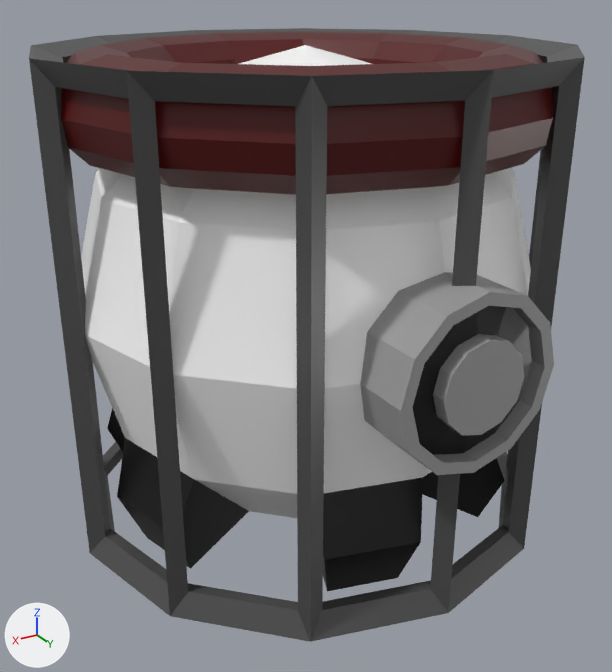
A saved change to the Blender file WIP/Structures.blend.
Before and after are seen from a 50 mm lens placed at (2.69, 4.5, 1.9), pointed at (0.09, 0.15, -0.28). The axes (+X, +Y, +Z) are drawn at lower left. The lights are the same throughout.

The first picture shows 'ModuleT1', 'Port.001'.
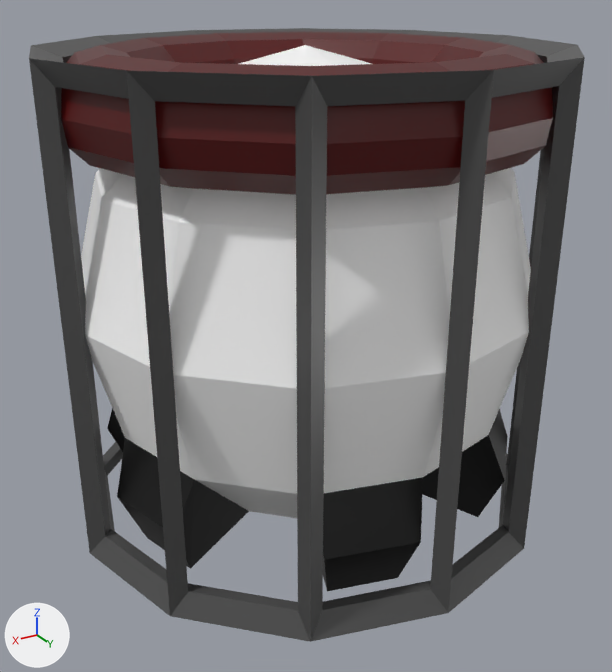
Where the newer file only moved an object's origin or applied its transform, the numbers keep the older frame.

Pixel boxes [x1, y1, x2, y2] of what changed, in the pictures (612 x 672 px):
'Port.001', hidden: before [360, 272, 554, 475]

Edits to the bpy script that builds the scene:
```text
Change ob_port_001:
    add ob_port_001.hide_set(True)
```
